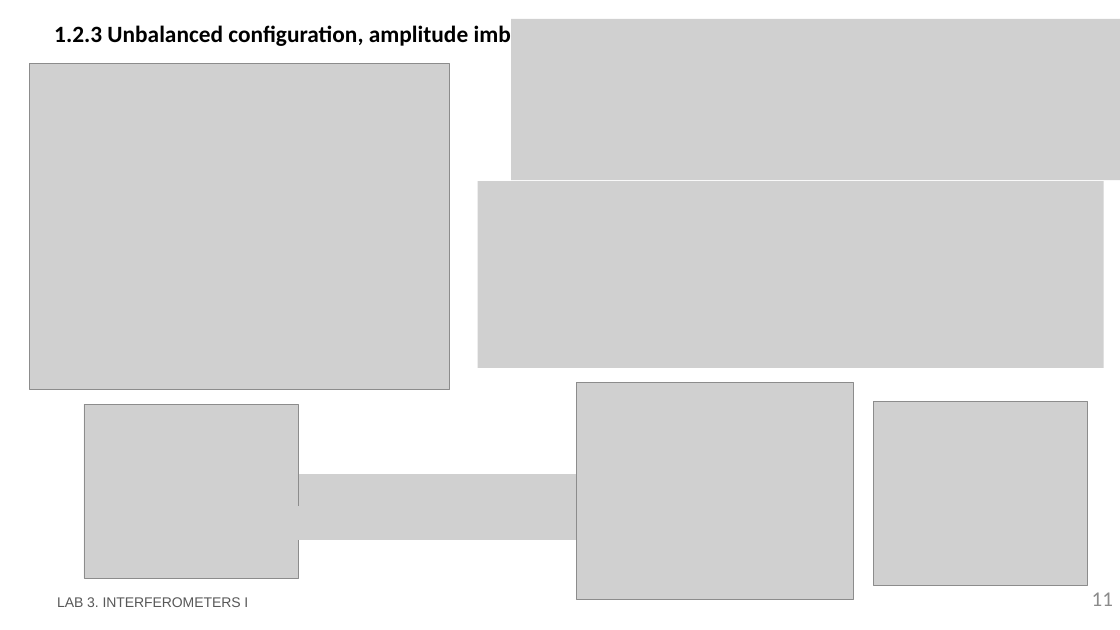
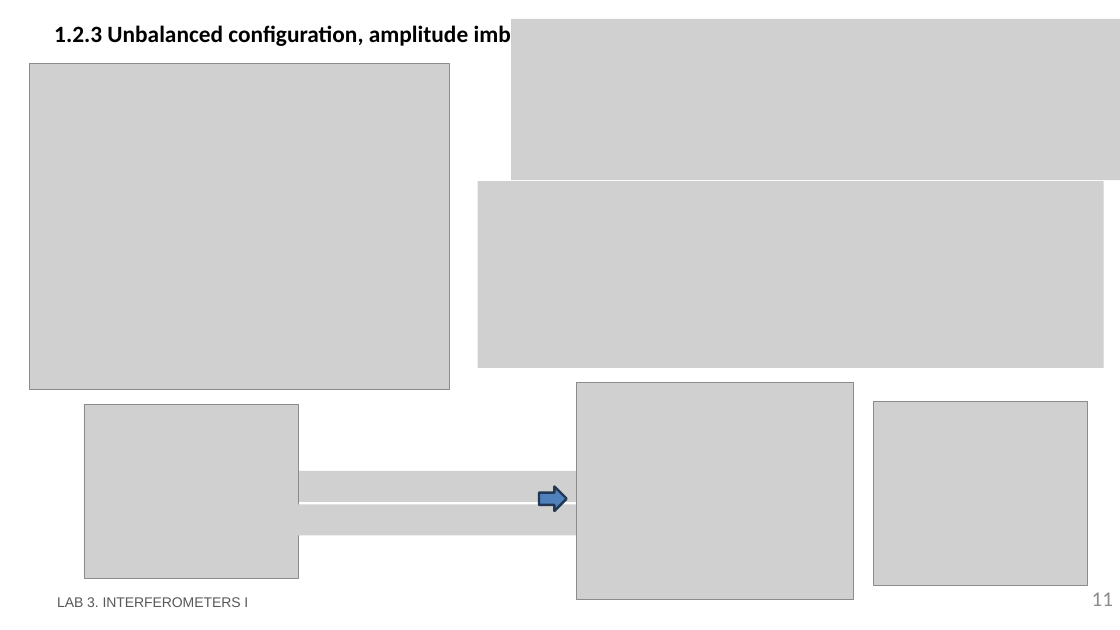
Before and after one commit to DBAEASE/pic-upv-lab3, a slide deck: slide 11 of LabBook_3.pptx. Drawn at 1120x630 pixels with LibreOffice and Linux fonts; fonts in the diff are those of the drawing; grey boxes stand for pictures; background and template pictures are left out. Boxes give left, top, right and bottom in pixels: in the first picture for what was removed or moved away, otherwise in the second. Text is boxed around its words. In the diff, an @@ line names an element or a change of style, - is before the commit and + after.

```diff
--- a/LabBook_3.pptx
+++ b/LabBook_3.pptx
@@ picture: place and size @@
-picture at (263, 474, 635, 507)
+picture at (231, 471, 603, 502)
@@ picture: place and size @@
-picture at (150, 506, 719, 539)
+picture at (119, 505, 688, 536)
@@ right arrow added at (539, 486, 567, 511), fill #4F81BD, outline #233953 2 pt @@
```
Also in this commit, not shown: 12 other slides changed, 1 slide added, 1 other file.
